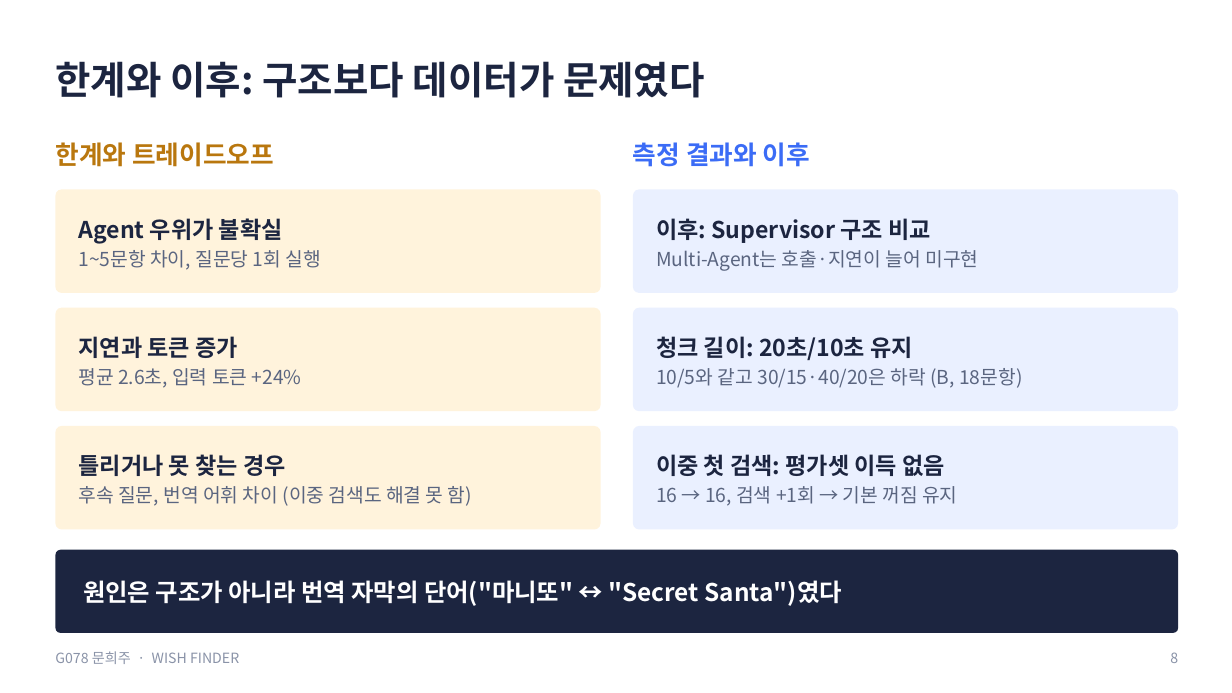
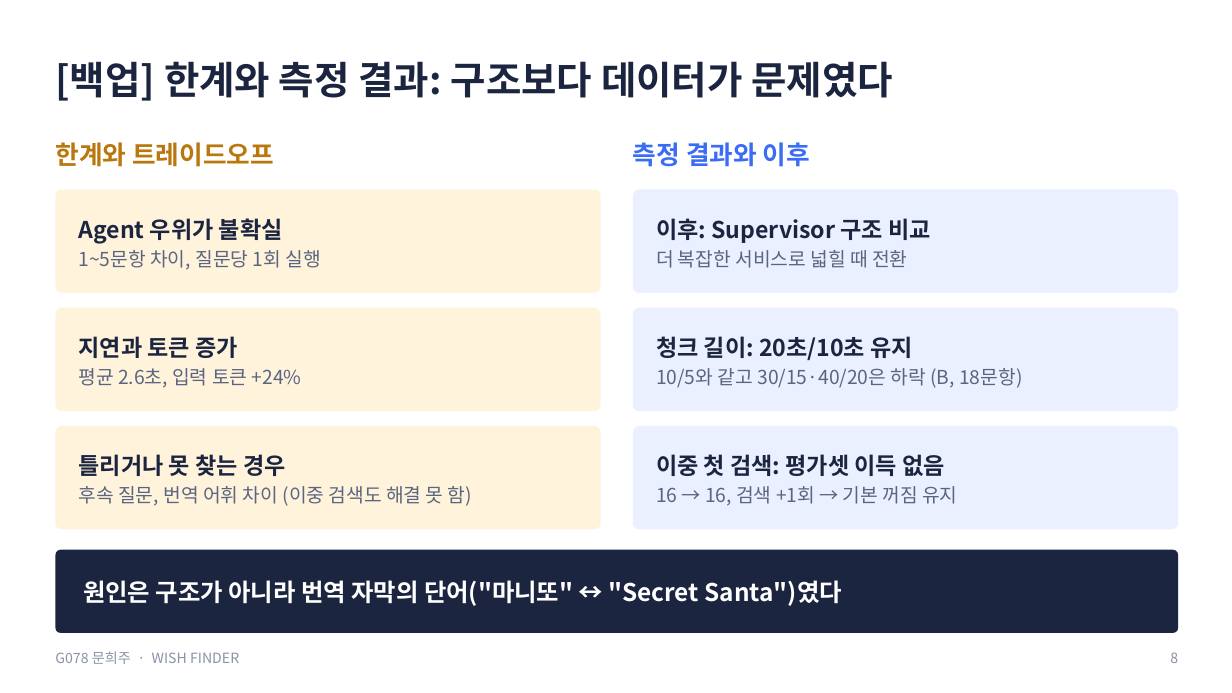
Before and after one commit to creepygrape/skala-AICapstone-mini-2, a slide deck: slide 8 of docs/exec/G078_문희주_발표.pptx. Drawn at 1232x693 pixels with LibreOffice and Linux fonts; fonts in the diff are those of the drawing. Boxes give left, top, right and bottom in pixels: in the first picture for what was removed or moved away, otherwise in the second. Text is boxed around its words. In the diff, an @@ line names an element or a change of style, - is before the commit and + after.

```diff
--- a/docs/exec/G078_문희주_발표.pptx
+++ b/docs/exec/G078_문희주_발표.pptx
@@ text at (55,61,893,101): text changed @@
-한계와 이후: 구조보다 데이터가 문제였다
+[백업] 한계와 측정 결과: 구조보다 데이터가 문제였다
@@ text at (656,250,907,268): text changed @@
-Multi-Agent는 호출·지연이 늘어 미구현
+더 복잡한 서비스로 넓힐 때 전환
```
Also in this commit, not shown: 6 other slides changed, 7 other files.
